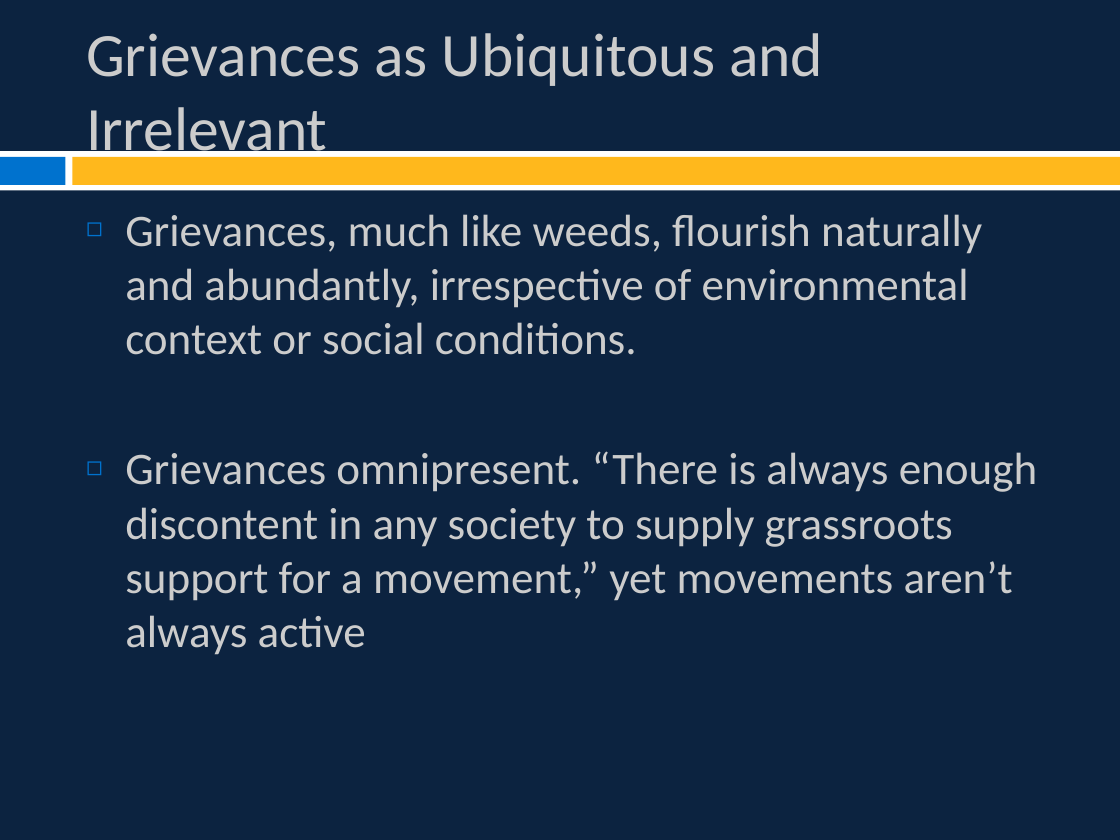
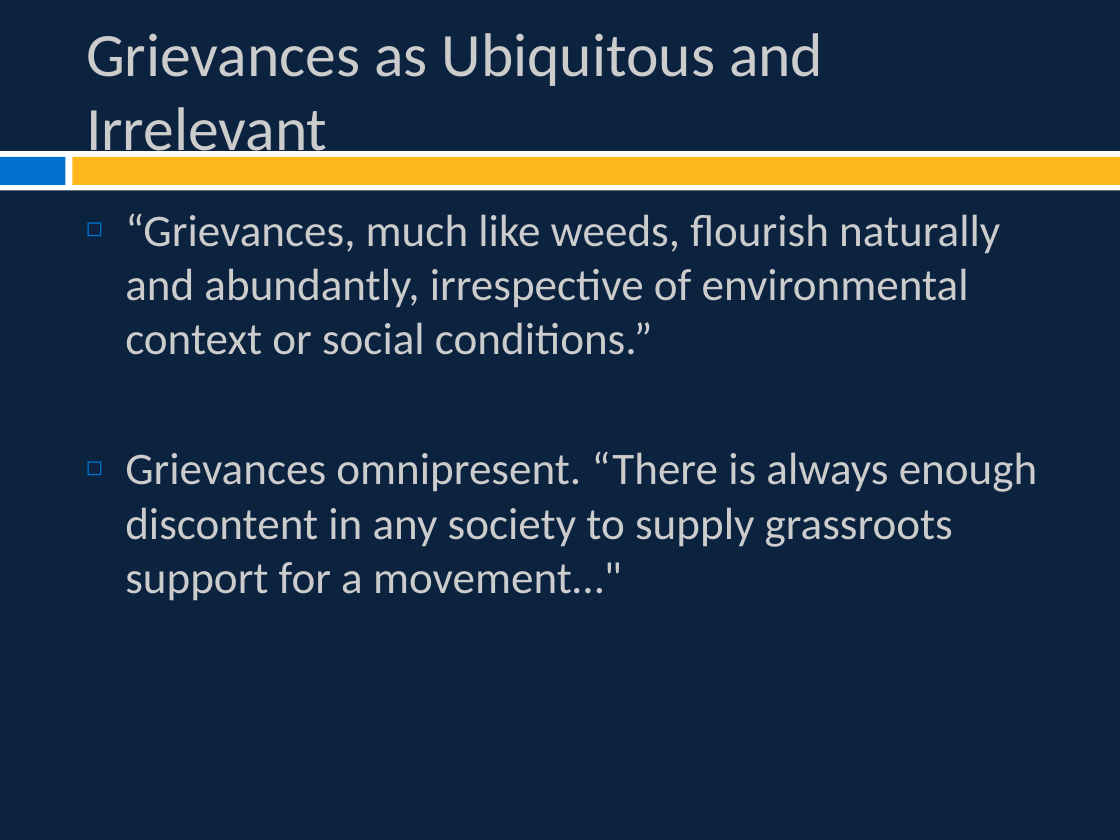
Before and after one commit to burrelvannjr/movements_csuf, a slide deck: slide 6 of ppts/Chapter 2 Slides.pptx. Drawn at 1120x840 pixels with LibreOffice and Linux fonts; fonts in the diff are those of the drawing. Boxes give left, top, right and bottom in pixels: in the first picture for what was removed or moved away, otherwise in the second. Text is boxed around its words. In the diff, an @@ line names an element or a change of style, - is before the commit and + after.

Commit message:
editing ch. 2 slides

```diff
--- a/ppts/Chapter 2 Slides.pptx
+++ b/ppts/Chapter 2 Slides.pptx
@@ text at (125,213,1037,601): text changed @@
-◻ Grievances, much like weeds, flourish naturally and abundantly, irrespective of environmental context or social conditions.
-◻ Grievances omnipresent. “There is always enough discontent in any society to supply grassroots support for a movement,” yet movements aren’t always active
+◻ “Grievances, much like weeds, flourish naturally and abundantly, irrespective of environmental context or social conditions.”
+◻ Grievances omnipresent. “There is always enough discontent in any society to supply grassroots support for a movement…"
```
Also in this commit, not shown: 8 other slides changed, 5 slides added.
